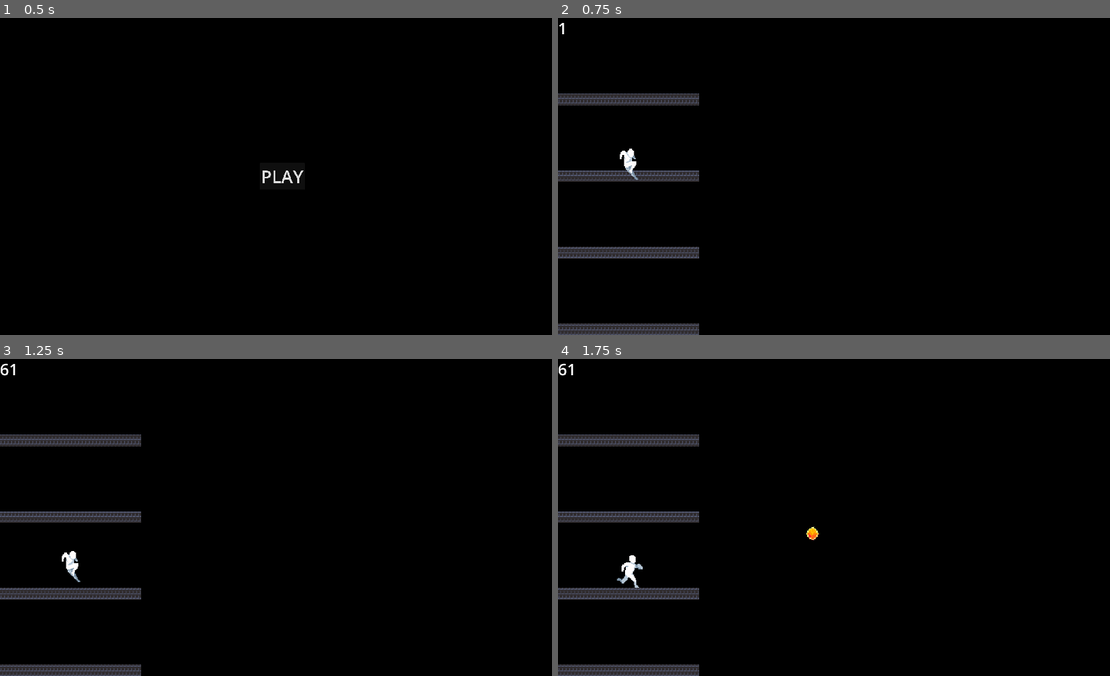
Above: before the commit, frames 1-4 (two rows, left to right).
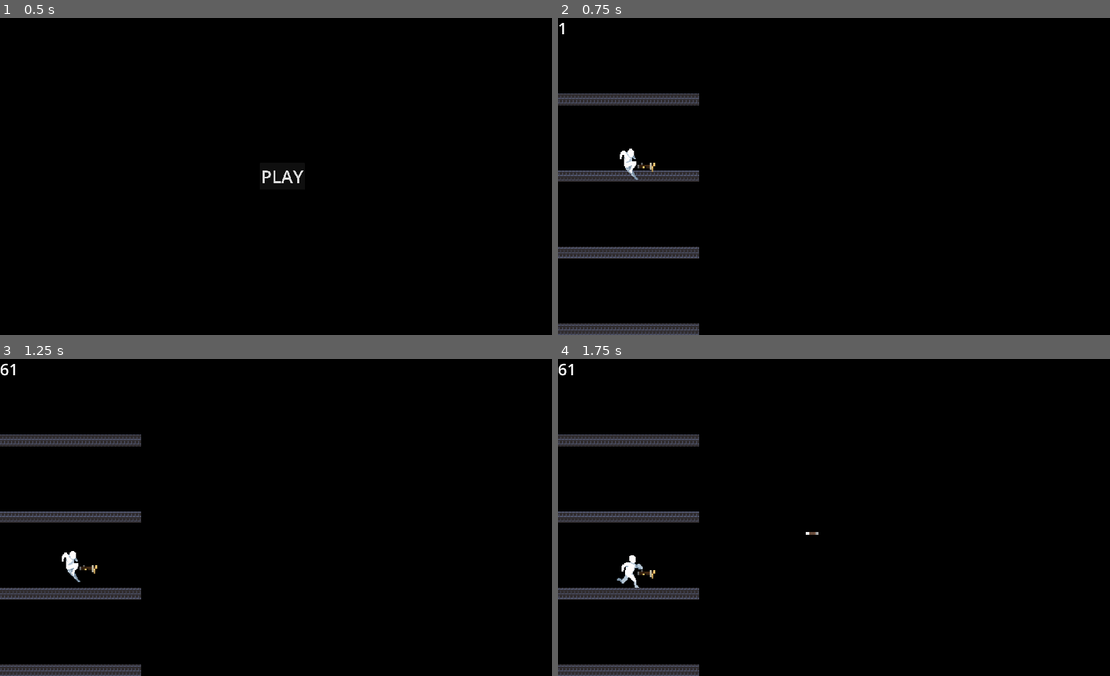
Above: after the commit, the same moments.

Repository: 0-Vanes-0/runner
Game: Godot game, scene res://src/scenes/main_menu.tscn
Two runs of this game, one before a commit and one after it. Both use one fixed random seed, a clock stepped at 60 frames per second and the inputs below.
Inputs (mouse positions are in pixels of both pictures, inside the frame that each line leads up to):
- Up to frame 1 (0.5 s): no input
- Up to frame 2 (0.75 s): click "PLAY" at 0.5 s
- Up to frame 3 (1.25 s): no input
- Up to frame 4 (1.75 s): move the mouse to (966, 501) at 1.27 s; click (966, 501) at 1.42 s

Frame 1 is identical in both runs. In frame 2, less than 0.1% of the frame differs, in the area x 14-18%, y 45-49%; in frame 3, less than 0.1%; in frame 4, 0.1%, in the area x 14-48%, y 52-70%.

Commit message:
Reworked Weapon
• Added custom resources: ShootEntityResource - ProjectileLinearSER
• Added custom resource: WeaponResource
• Deleted unnecessary Projectile.gd
• Deleted unnecessary Weapon.tscn
• Update drawio diagram

Diff:
--- /dev/null
+++ b/assets/game_recources/shoot_entities/arrow.tres
@@ -0,0 +1,26 @@
+[gd_resource type="Resource" script_class="ProjectileLinearSER" load_steps=5 format=3 uid="uid://m784j726moj4"]
+
+[ext_resource type="Script" path="res://assets/game_recources/shoot_entities/projectile_linear_ser.gd" id="1_w5eyq"]
+[ext_resource type="Texture2D" uid="uid://dtqqk5b4ox0m8" path="res://assets/sprites/arrow.png" id="2_gjdm8"]
+
+[sub_resource type="RectangleShape2D" id="RectangleShape2D_xp7gu"]
+
+[sub_resource type="SpriteFrames" id="SpriteFrames_nso2p"]
+animations = [{
+"frames": [{
+"duration": 1.0,
+"texture": ExtResource("2_gjdm8")
+}],
+"loop": true,
+"name": &"default",
+"speed": 10.0
+}]
+
+[resource]
+script = ExtResource("1_w5eyq")
+shape = SubResource("RectangleShape2D_xp7gu")
+size_x_percent = 4.0
+size_y_percent = 1.0
+speed_percent = 100.0
+damage = 10
+sprite_frames = SubResource("SpriteFrames_nso2p")
--- /dev/null
+++ b/assets/game_recources/shoot_entities/fireball.tres
@@ -0,0 +1,3 @@
+[gd_resource type="Resource" format=3 uid="uid://btaino63u1ui2"]
+
+[resource]
--- /dev/null
+++ b/assets/game_recources/shoot_entities/projectile_linear_ser.gd
@@ -0,0 +1,29 @@
+class_name ProjectileLinearSER
+extends ShootEntityResource
+
+@export var shape: Shape2D
+@export_range(1, 30) var size_x_percent: float = 5 # percents of screen_height
+@export_range(1, 30) var size_y_percent: float = 5 # percents of screen_height
+@export_range(1, 500) var speed_percent: float = 100 # percents of screen_width per second
+
+
+func get_shape() -> Shape2D:
+	if shape != null:
+		if shape is CircleShape2D:
+			shape.radius = size_x_percent / 100 * Global.screen_height
+			return shape
+		elif shape is RectangleShape2D:
+			shape.size = Vector2(
+				size_x_percent / 100 * Global.screen_height
+				, size_y_percent / 100 * Global.screen_height
+			)
+			return shape
+		else:
+			print_debug("shape is not recognized")
+			return null
+	print_debug("shape is null")
+	return null
+
+
+func get_speed() -> float:
+	return speed_percent / 100 * Global.screen_width
--- /dev/null
+++ b/assets/game_recources/shoot_entities/shoot_entity_resource.gd
@@ -0,0 +1,16 @@
+class_name ShootEntityResource
+extends Resource
+
+@export_range(1, 1000, 1) var damage: int = 10
+@export var sprite_frames: SpriteFrames
+
+
+func get_sprite_size() -> Vector2:
+	if sprite_frames != null and sprite_frames.has_animation("default"):
+		var texture := sprite_frames.get_frame_texture("default", 0)
+		if texture != null:
+			return texture.get_size()
+		else:
+			print_debug("texture of 'default' is null")
+	print_debug("sprite_frames is null or have not animation 'default'!")
+	return Vector2.ZERO
--- /dev/null
+++ b/assets/game_recources/weapons/crossbow.tres
@@ -0,0 +1,24 @@
+[gd_resource type="Resource" script_class="WeaponResource" load_steps=5 format=3 uid="uid://dna8l7o2pbe3o"]
+
+[ext_resource type="Script" path="res://assets/game_recources/weapons/weapon_resource.gd" id="1_fcdqg"]
+[ext_resource type="Resource" uid="uid://m784j726moj4" path="res://assets/game_recources/shoot_entities/arrow.tres" id="2_ghh8w"]
+[ext_resource type="Texture2D" uid="uid://blyo4nx70cbhv" path="res://assets/sprites/weapons/crossbow/crossbow_frame_0.png" id="2_u6nbd"]
+
+[sub_resource type="SpriteFrames" id="SpriteFrames_e1352"]
+animations = [{
+"frames": [{
+"duration": 1.0,
+"texture": ExtResource("2_u6nbd")
+}],
+"loop": true,
+"name": &"default",
+"speed": 10.0
+}]
+
+[resource]
+script = ExtResource("1_fcdqg")
+sprite_frames = SubResource("SpriteFrames_e1352")
+scale_value = 3
+shoot_entity_resource = ExtResource("2_ghh8w")
+fire_rate_time = 1.0
+spread_angle = 0
--- /dev/null
+++ b/assets/game_recources/weapons/weapon_resource.gd
@@ -0,0 +1,25 @@
+class_name WeaponResource
+extends Resource
+
+const Animations := {
+	default = "default",
+	reload = "reload",
+}
+
+@export var sprite_frames: SpriteFrames
+@export_range(1, 10) var scale_value: int = 1
+@export var shoot_entity_resource: Resource
+@export_range(0.1, 5.0, 0.1) var shoot_rate_time: float = 1.0
+@export_range(0, 45, 1, "degrees") var spread_angle: int = 0
+
+
+func get_sprite_size() -> Vector2:
+	if sprite_frames != null and sprite_frames.has_animation("default"):
+		var texture := sprite_frames.get_frame_texture("default", 0)
+		if texture != null:
+			print_debug(texture.get_size())
+			return texture.get_size()
+		else:
+			print_debug("texture of 'default' is null")
+	print_debug("sprite_frames is null or have not animation 'default'!")
+	return Vector2.ZERO
--- a/assets/preloader.gd
+++ b/assets/preloader.gd
@@ -7,18 +7,13 @@
 @export var platform: PackedScene
 @export var game_scene: PackedScene
 
-@export_group("Textures", "")
-@export var fire_orb_texture: AtlasTexture
-
 var counter := 0
-
 
 
 func start_preload():
 	var resources: Dictionary = {
 		"platform": platform,
 		"game_scene": game_scene,
-		"fire_orb_texture": fire_orb_texture,
 	}
 	for resource in resources.keys():
 		if resources.get(resource) != null:
--- a/project.godot
+++ b/project.godot
@@ -28,9 +28,9 @@
 window/size/resizable=false
 window/size/window_width_override=1280
 window/size/window_height_override=720
-window/handheld/orientation=4
 window/stretch/mode="viewport"
 window/stretch/aspect="expand"
+window/handheld/orientation=4
 
 [input_devices]
 
@@ -38,7 +38,7 @@
 
 [rendering]
 
+textures/canvas_textures/default_texture_filter=0
 renderer/rendering_method="gl_compatibility"
 renderer/rendering_method.mobile="gl_compatibility"
 textures/vram_compression/import_etc2_astc=true
-textures/canvas_textures/default_texture_filter=0
--- a/src/fps.gd
+++ b/src/fps.gd
@@ -5,5 +5,5 @@
 	self.label_settings.font_size = Global.screen_height / 20
 
 
-func _process(delta):
+func _process(_delta):
 	self.text = str(Engine.get_frames_per_second())
--- a/src/gameplay/gunplay/shoot_entities/projectile.gd
+++ /dev/null
@@ -1,24 +0,0 @@
-class_name Projectile
-extends ShootEntity
-
-var sprite: Sprite2D
-var area: Area2D
-
-var _direction: Vector2
-
-
-func _init(entity_owner: Owner, start_position: Vector2, target_position: Vector2, damage: int, texture: Texture2D):
-	super(entity_owner, start_position, target_position, damage)
-
-	sprite = Sprite2D.new()
-	sprite.texture = texture
-	sprite.scale = Vector2(Global.PROJECTILE_SIZE / texture.get_size())
-	self.add_child(sprite, true)
-
-	area = Area2D.new()
-	var collision := CollisionShape2D.new()
-	var circle := CircleShape2D.new()
-	circle.radius = Global.PROJECTILE_SIZE.x / 2
-	collision.shape = circle
-	area.add_child(collision, true)
-	self.add_child(area, true)
--- a/src/gameplay/gunplay/shoot_entities/projectile_linear.gd
+++ b/src/gameplay/gunplay/shoot_entities/projectile_linear.gd
@@ -1,21 +1,37 @@
 class_name ProjectileLinear
-extends Projectile
+extends ShootEntity
 
+var sprite: AnimatedSprite2D
+var area: Area2D
 var visibler: VisibleOnScreenNotifier2D
 var speed: float
 
+var _direction: Vector2
 
-func _init(entity_owner: Owner, start_position: Vector2, target_position: Vector2, damage: int, texture: Texture2D, speed: float):
-	super(entity_owner, start_position, target_position, damage, texture)
+
+func _init(resource: ProjectileLinearSER, entity_owner: Owner, start_position: Vector2, target_position: Vector2):
+	super(resource, entity_owner, start_position, target_position)
 	self.name = "ProjectileLinear"
 
-	self.speed = speed
+	self.speed = resource.get_speed()
+
+	sprite = AnimatedSprite2D.new()
+	sprite.sprite_frames = resource.sprite_frames
+	var game_size := Vector2(resource.size_x_percent, resource.size_y_percent) / 100 * Global.screen_height
+	sprite.scale = Vector2(game_size / resource.get_sprite_size())
+	self.add_child(sprite)
+
+	area = Area2D.new()
+	var collision := CollisionShape2D.new()
+	collision.shape = resource.get_shape()
+	area.add_child(collision)
+	self.add_child(area)
 
 	visibler = VisibleOnScreenNotifier2D.new()
-	visibler.rect.position = Vector2(- Global.PROJECTILE_SIZE / 2)
-	visibler.rect.size = Vector2(Global.PROJECTILE_SIZE)
+	visibler.rect.position = Vector2(- game_size / 2)
+	visibler.rect.size = Vector2(game_size)
 	visibler.screen_exited.connect(_on_screen_exited)
-	self.add_child(visibler, true)
+	self.add_child(visibler)
 
 
 func _ready():
--- a/src/gameplay/gunplay/shoot_entities/shoot_entity.gd
+++ b/src/gameplay/gunplay/shoot_entities/shoot_entity.gd
@@ -5,14 +5,14 @@
 	PLAYER, ENEMY
 }
 # Init variables
+var resource: ShootEntityResource
 var entity_owner: Owner
 var start_position: Vector2
 var target_position: Vector2
-var damage: int
 
 
-func _init(entity_owner: Owner, start_position: Vector2, target_position: Vector2, damage: int):
+func _init(resource: ShootEntityResource, entity_owner: Owner, start_position: Vector2, target_position: Vector2):
+	self.resource = resource
 	self.entity_owner = entity_owner
 	self.start_position = start_position
 	self.target_position = target_position
-	self.damage = damage
--- a/src/gameplay/gunplay/weapons/weapon.gd
+++ b/src/gameplay/gunplay/weapons/weapon.gd
@@ -1,6 +1,59 @@
 class_name Weapon
 extends Node2D
 
+@export var weapon_resource: WeaponResource
+
+#var shoot_entities: Array[ShootEntity] = []
+var shoot_field: Node2D
+var shoot_rate_time: float
+var spread_angle: int
+var sprite: AnimatedSprite2D
+var shoot_timer: float
+
+
+func _init(weapon_resource: WeaponResource, shoot_field: Node2D):
+	sprite = AnimatedSprite2D.new()
+	self.add_child(sprite)
+
+	if weapon_resource != null:
+		self.weapon_resource = weapon_resource
+		shoot_rate_time = weapon_resource.shoot_rate_time
+		shoot_timer = shoot_rate_time
+		spread_angle = weapon_resource.spread_angle
+		sprite.sprite_frames = weapon_resource.sprite_frames
+	else:
+		print_debug("weapon_resource is null")
+
+	self.shoot_field = shoot_field
+
 
 func _ready():
-	pass # Replace with function body.
+	sprite.centered = false
+	sprite.position = Vector2.ZERO
+	sprite.scale = Vector2(weapon_resource.scale_value, weapon_resource.scale_value)
+	sprite.offset.y = -weapon_resource.get_sprite_size().y / 2
+
+	sprite.play("default")
+
+
+func _process(delta):
+	shoot_timer = shoot_timer + delta if _is_shoot_paused() else shoot_rate_time
+
+
+func shoot(start_position: Vector2, target_position: Vector2):
+	if not _is_shoot_paused():
+		var entity := _init_entity(weapon_resource.shoot_entity_resource, ShootEntity.Owner.PLAYER, start_position, target_position.rotated(deg_to_rad(spread_angle)))
+#		shoot_entities.append(entity)
+		shoot_field.add_child(entity)
+		shoot_timer = 0
+
+
+func _init_entity(res: ShootEntityResource, owner: ShootEntity.Owner, start_position, target_position) -> ShootEntity:
+	if weapon_resource.shoot_entity_resource is ProjectileLinearSER:
+		return ProjectileLinear.new(res, owner, start_position, target_position)
+	print_debug("Unknown shoot_entity_resource class")
+	return Node2D.new()
+
+
+func _is_shoot_paused() -> bool:
+	return shoot_timer < shoot_rate_time
--- a/src/gameplay/gunplay/weapons/weapon.tscn
+++ /dev/null
@@ -1,15 +0,0 @@
-[gd_scene load_steps=3 format=3 uid="uid://c3ajutqtx6uo4"]
-
-[ext_resource type="Script" path="res://src/gameplay/gunplay/weapons/weapon.gd" id="1_72x0q"]
-
-[sub_resource type="SpriteFrames" id="SpriteFrames_t7h6m"]
-
-[node name="Weapon" type="Node2D"]
-script = ExtResource("1_72x0q")
-
-[node name="Sprite2D" type="AnimatedSprite2D" parent="."]
-sprite_frames = SubResource("SpriteFrames_t7h6m")
-centered = false
-
-[node name="Marker2D" type="Marker2D" parent="."]
-position = Vector2(10, 0)
--- a/src/gameplay/player.gd
+++ b/src/gameplay/player.gd
@@ -10,6 +10,7 @@
 
 var jump_speed: float
 var dodge_timer: float
+var weapon: Weapon
 
 @onready var is_jump_middle_on: bool = false
 @onready var gravity: float = ProjectSettings.get_setting("physics/2d/default_gravity")
@@ -33,6 +34,10 @@
 	if shoot_field == null:
 		print_debug("ShootField is null")
 
+	weapon = Weapon.new(preload("res://assets/game_recources/weapons/crossbow.tres"), shoot_field)
+	self.add_child(weapon)
+	weapon.position = hitbox.position
+
 
 func _process(delta):
 	self.velocity.y += gravity * delta
@@ -49,7 +54,7 @@
 func _play_animations():
 	if is_on_floor():
 		if is_dodging():
-			sprite.play("dodge")
+			sprite.play("dodge") # TODO: Make const Dict with animation names
 		else:
 			sprite.play("run")
 
@@ -96,13 +101,5 @@
 
 func _tap_shoot(target_position: Vector2):
 	if not is_dodging():
-		var start_position: Vector2 = self.position + $Hitbox.position
-		var projectile_linear := ProjectileLinear.new(
-			ShootEntity.Owner.PLAYER,
-			start_position,
-			target_position,
-			0,
-			Preloader.fire_orb_texture,
-			Global.screen_width
-		)
-		shoot_field.add_child(projectile_linear)
+#		var start_position: Vector2 = $Weapon.position
+		weapon.shoot(self.position + weapon.position, target_position)
--- a/src/singletons/Global.gd
+++ b/src/singletons/Global.gd
@@ -3,8 +3,6 @@
 # like pausing game, finding nodes at tree, switching scenes etc.
 
 # ---------------------- VARIABLES ----------------------
-
-const PROJECTILE_SIZE := Vector2(50, 50)
 
 var floor_group_names: Array[String]
 var screen_width: int; var screen_height: int; var ratio := ":"
Not shown, changed: game_model.drawio
